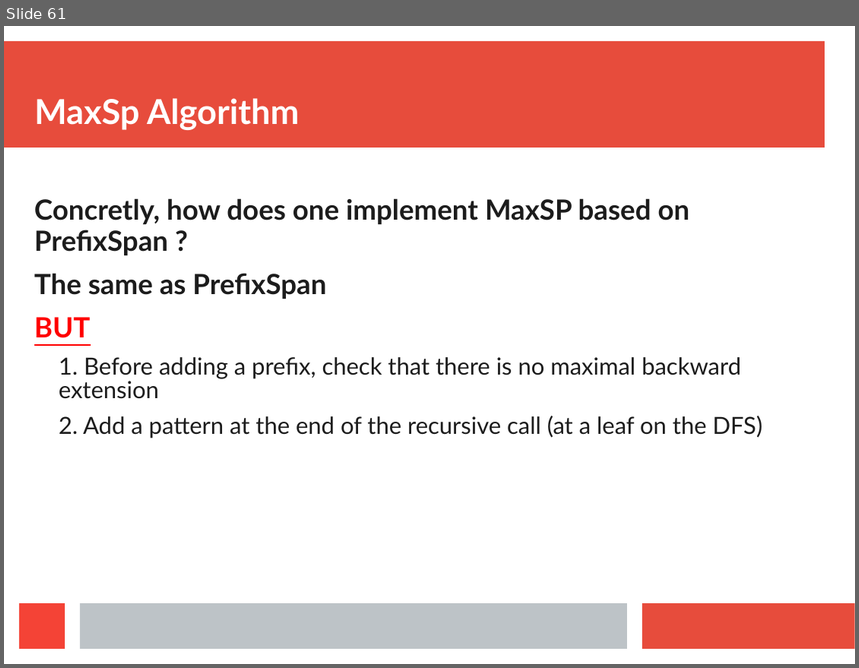
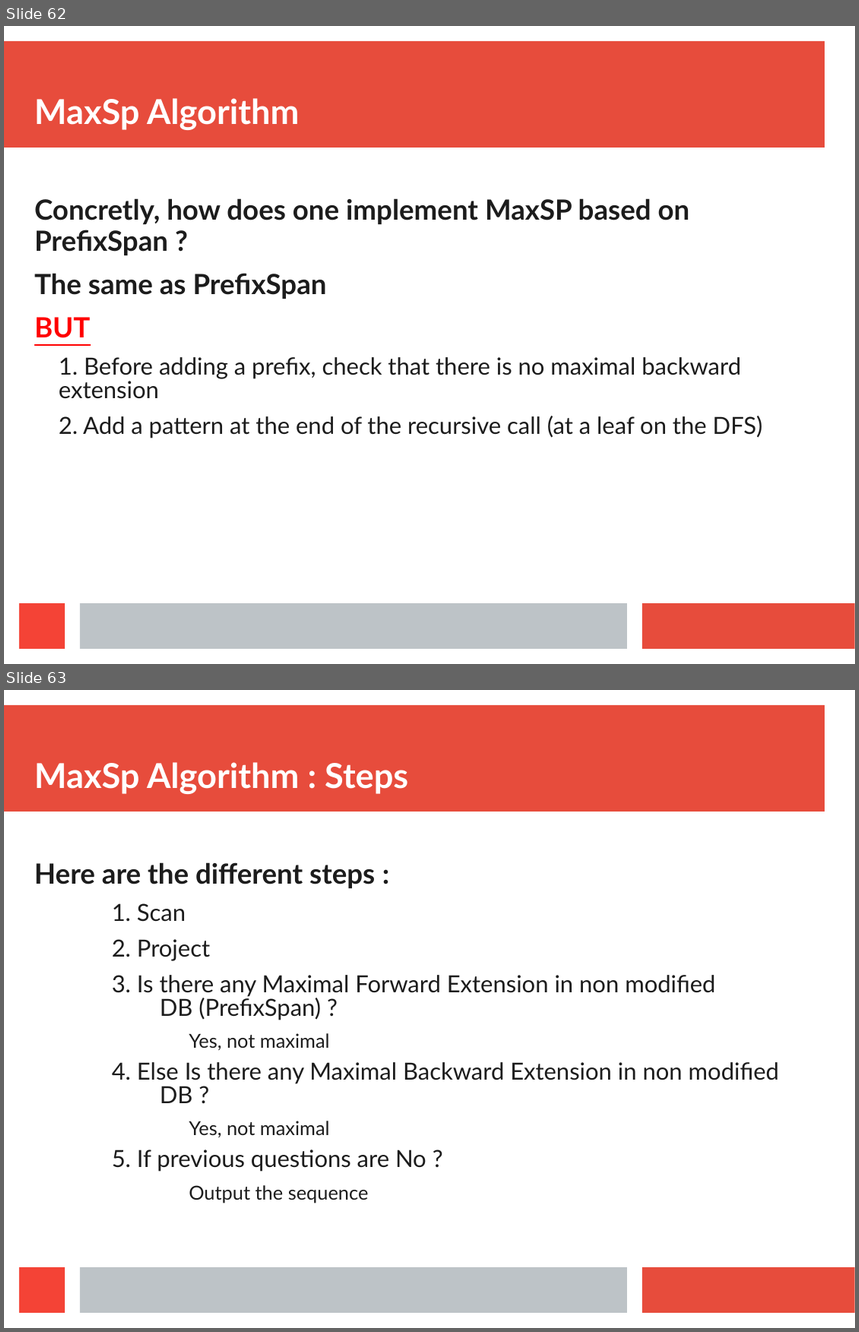
Before and after one commit to Symeon94/iaseminar, a slide deck: presentation/Presentation.ppt. Shown one above the other, each under a label of ours: slide 61 before the commit, slides 62 and 63 after it. The pictures are 859x668 and 859x1332 pixels, drawn with LibreOffice and Linux fonts; fonts in the diff are those of the drawing. Boxes give left, top, right and bottom in pixels: in the first picture for what was removed or moved away, otherwise in the second. Text is boxed around its words. In the diff, an @@ line names an element or a change of style, - is before the commit and + after.

```diff
--- a/presentation/Presentation.ppt
+++ b/presentation/Presentation.ppt
@@ slide 63 added at box(4, 690, 855, 1328), background #FFFFFF; not listed: 4 template elements that a slide beside it also shows @@
@@ title added at box(34, 762, 408, 794), 32 pt, text #FFFFFF, bold @@
+MaxSp Algorithm : Steps
@@ text added at box(34, 863, 779, 1203), 22 pt, text #1C1C1C @@
+Here are the different steps :
+  1. Scan
+  2. Project
+  3. Is there any Maximal Forward Extension in non modified DB (PrefixSpan) ?
+    Yes, not maximal
+  4. Else Is there any Maximal Backward Extension in non modified DB ?
+    Yes, not maximal
+  5. If previous questions are No ?
+    Output the sequence
@@ what was slide 61 is now slide 62 @@
```
Also in this commit, not shown: 30 slides changed, 7 other slides added, 2 slides removed, 3 other files.
